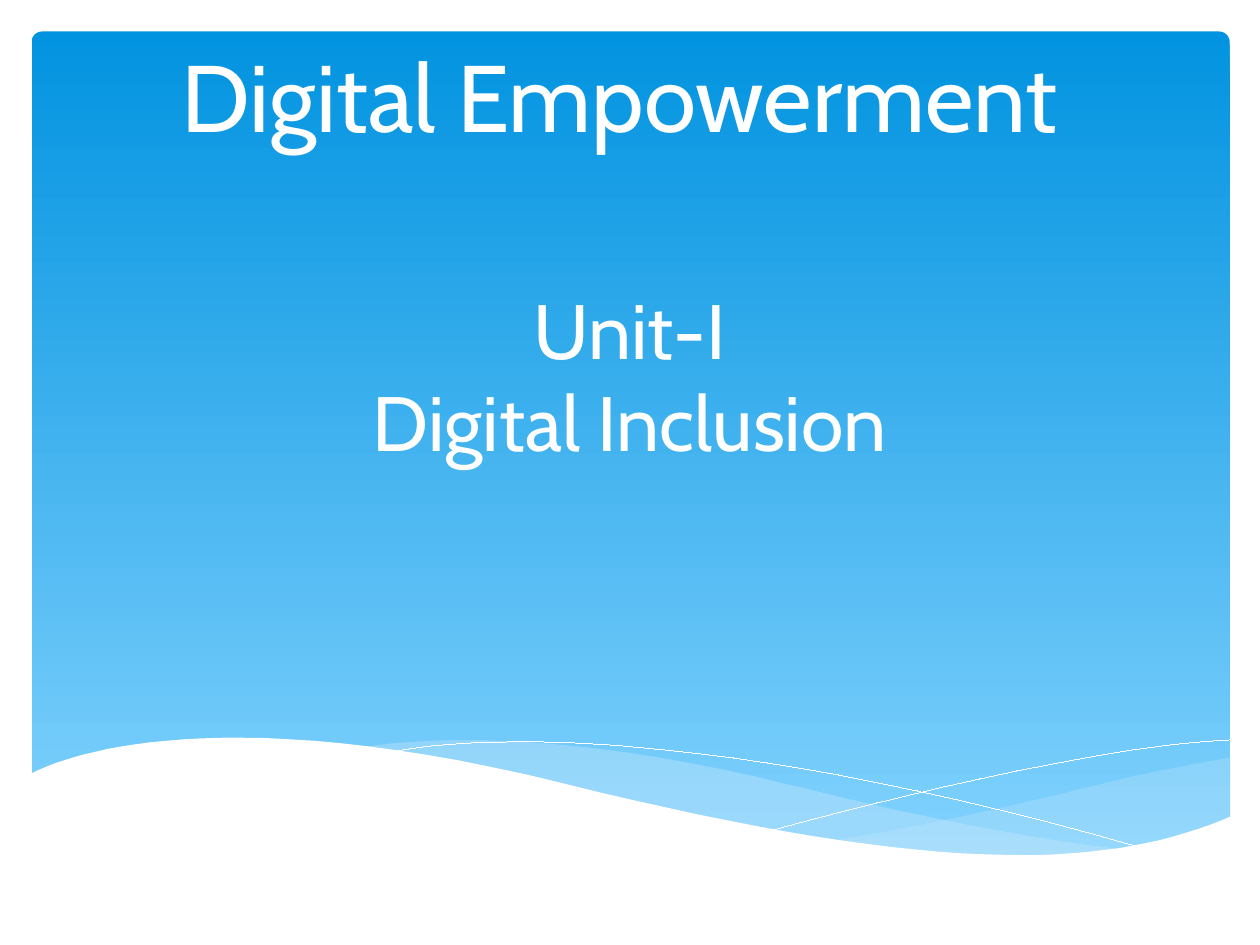
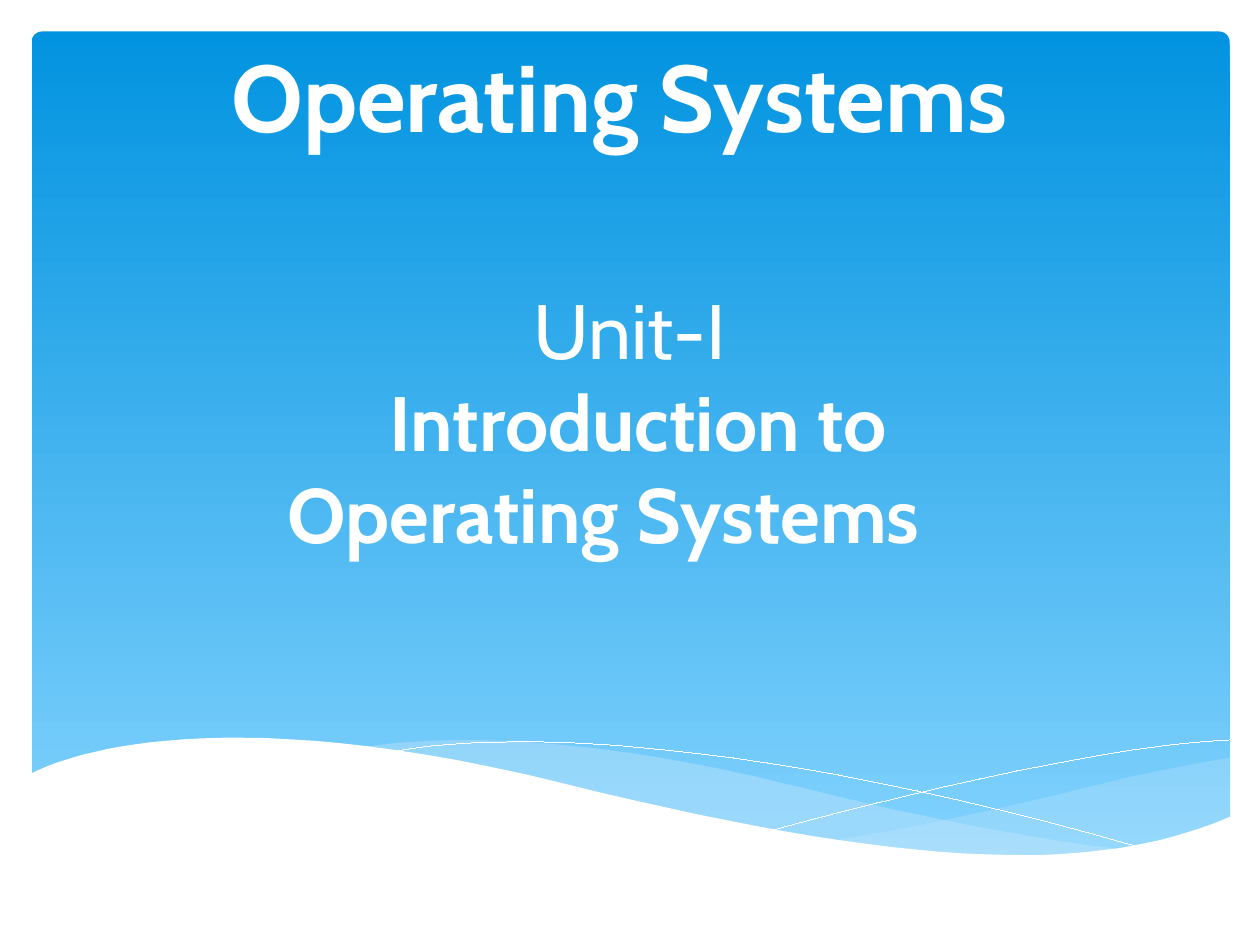
Before and after one commit to Sukh0107/JU-iNurture, a slide deck: slide 1 of Digital Empowerment- Unit-I.pptx. Drawn at 1260x945 pixels with LibreOffice and Linux fonts; fonts in the diff are those of the drawing. Boxes give left, top, right and bottom in pixels: in the first picture for what was removed or moved away, otherwise in the second. Text is boxed around its words. In the diff, an @@ line names an element or a change of style, - is before the commit and + after.

Commit message:
DS 3 Sem OS Unit-I
Operating system Unit-I

```diff
--- a/Digital Empowerment- Unit-I.pptx
+++ b/Digital Empowerment- Unit-I.pptx
@@ title at bbox=[232, 64, 1007, 153]: text changed; bold on @@
-Digital Empowerment
+Operating Systems
@@ subtitle at bbox=[288, 305, 920, 560]: text changed; bold on @@
-Unit-I
-Digital Inclusion
+Unit-I
+Introduction to Operating Systems
```
Also in this commit, not shown: 64 slides added, 32 slides removed.
